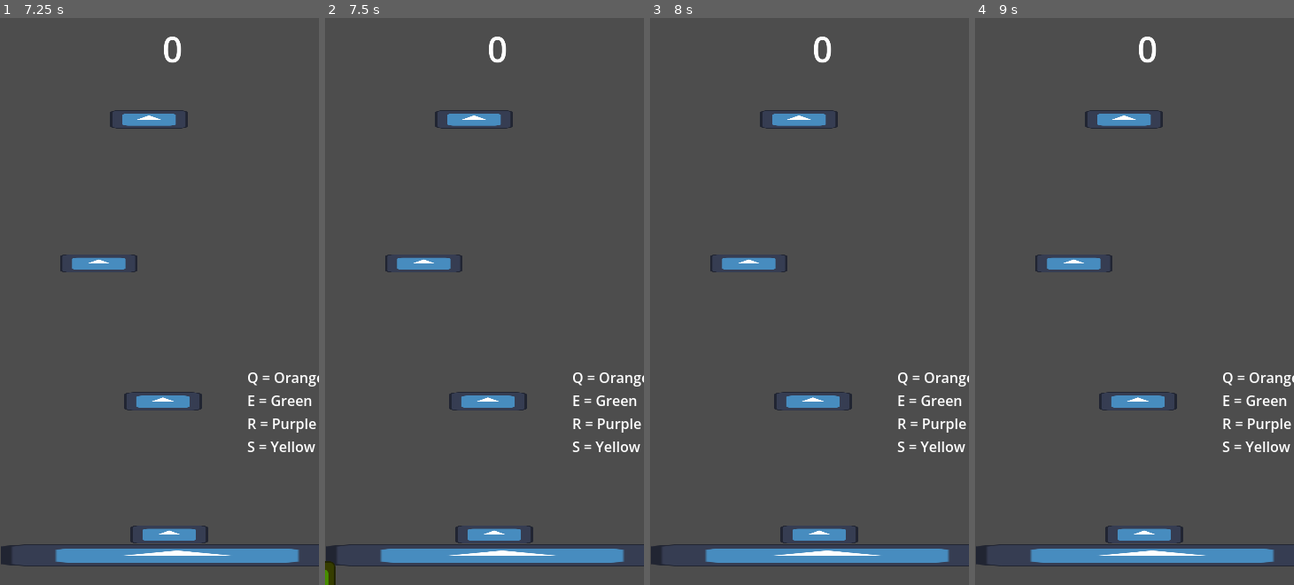
Above: before the commit, frames 1-4 (left to right).
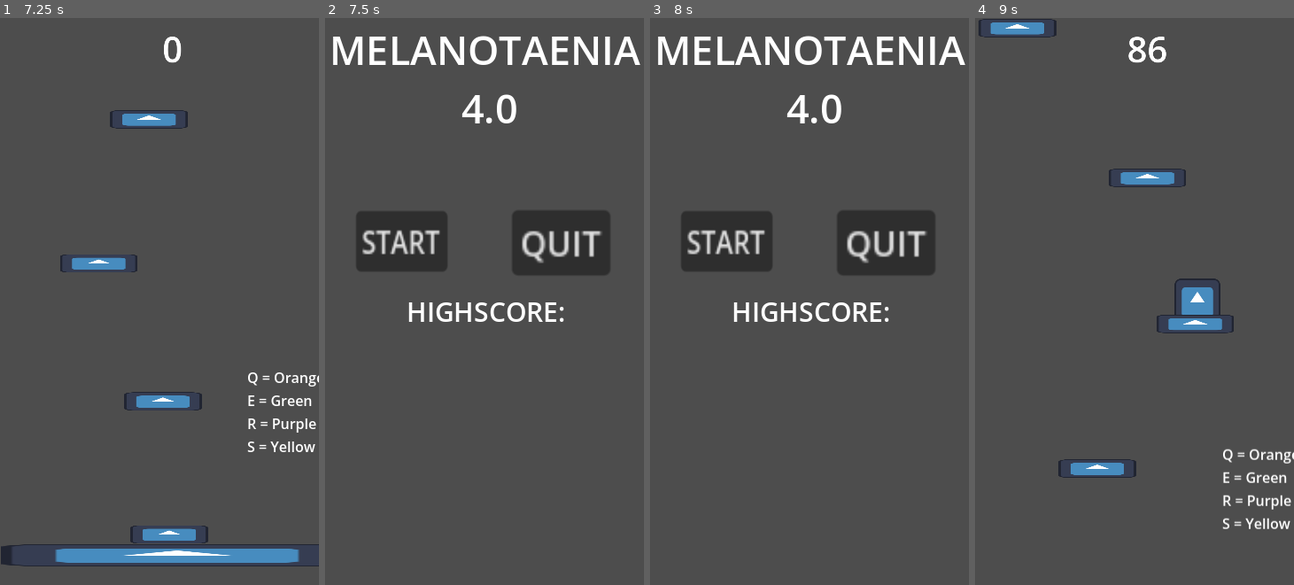
Above: after the commit, the same moments.

Repository: Abbby1007/Melanotaenia-4.0
Game: Godot game, scene res://Levels/tutorial.tscn
Same seed, same stepped clock (60 frames per second), same inputs: the game is played once before the commit and once after it. The engine's default icon, where the game draws it, is replaced by a stand-in: a white triangle on a blue panel in a dark square.
Inputs (mouse positions are in pixels of both pictures, inside the frame that each line leads up to):
- Up to frame 1 (7.25 s): tap Enter at 0.5 s; move the mouse to (229, 273) at 0.52 s; hold Right (move_right) 0.53-2.03 s; tap E (green) at 0.6, 5.1 s; click (229, 273) at 0.67 s; tap Space (Jump) at 0.77, 1.52, 3.02, 3.77, 4.52, 6.02, 6.77 s; move the mouse to (95, 329) at 1.27 s; tap Q (orange) at 1.35, 5.85 s; move the mouse to (191, 176) at 2.02 s; hold Left (move_left) 2.03-2.78 s; tap R (purple) at 2.1, 6.6 s; move the mouse to (143, 414) at 2.77 s; hold Right (move_right) 2.78-4.28 s; tap S (yellow) at 2.85 s; click (143, 414) at 2.92 s; move the mouse to (255, 386) at 3.52 s; tap Alt at 3.6 s; move the mouse to (63, 216) at 4.27 s; hold Left (move_left) 4.28-5.03 s; tap Shift at 4.35 s; move the mouse to (175, 301) at 5.02 s; hold Right (move_right) 5.03-5.78 s; click (175, 301) at 5.17 s; move the mouse to (111, 159) at 5.77 s; hold Left (move_left) from 5.78 s (still down); move the mouse to (229, 273) at 6.52 s
- Up to frame 2 (7.5 s): move the mouse to (420, 329) at 7.27 s; release Left (move_left) at 7.28 s; hold Right (move_right) from 7.28 s (still down); tap S (yellow) at 7.35 s; click (420, 329) at 7.42 s
- Up to frame 3 (8 s): keep holding Right (move_right); tap Space (Jump) at 7.52 s
- Up to frame 4 (9 s): release Right (move_right) at 8 s; click (1051, 239) at 8 s, where only the run after the commit has a clickable "START"; move the mouse to (1166, 176) at 8.77 s; hold Right (move_right) from 8.78 s (still down); tap Alt at 8.85 s

Frame 1 is identical in both runs. In frame 2, 14% of the frame differs, in the area x 0-100%, y 3-100%; in frame 3, 14%; in frame 4, 8.4%.

Commit message:
add basic title screen and player death

Diff:
--- a/Levels/tutorial.gd
+++ b/Levels/tutorial.gd
@@ -34,6 +34,7 @@
 func delete_object(obstacle):
 	if obstacle.name == "Player":
 		print("Player fell")
+		get_tree().change_scene_to_file("res://title_screen.tscn")
 		#This is where the death screen will pop up
 	else:
 		obstacle.queue_free()
--- /dev/null
+++ b/title_screen.gd
@@ -0,0 +1,20 @@
+extends Control
+
+
+# Called when the node enters the scene tree for the first time.
+func _ready() -> void:
+	pass # Replace with function body.
+
+
+# Called every frame. 'delta' is the elapsed time since the previous frame.
+func _process(delta: float) -> void:
+	pass
+
+
+func _on_startbtn_pressed() -> void:
+	if get_tree().change_scene_to_file("res://Levels/tutorial.tscn") != OK:
+		print("SOMETHING IS WRONG")
+
+
+func _on_quitbtn_pressed() -> void:
+	get_tree().quit()
--- /dev/null
+++ b/title_screen.tscn
@@ -0,0 +1,70 @@
+[gd_scene format=3 uid="uid://dvtbpun2d53aq"]
+
+[ext_resource type="Script" uid="uid://bsnmpg3qc1imx" path="res://title_screen.gd" id="1_v6p8y"]
+
+[node name="title-screen" type="Control" unique_id=733665382]
+layout_mode = 3
+anchors_preset = 15
+anchor_right = 1.0
+anchor_bottom = 1.0
+grow_horizontal = 2
+grow_vertical = 2
+script = ExtResource("1_v6p8y")
+
+[node name="main" type="VBoxContainer" parent="." unique_id=1543013318]
+layout_mode = 1
+anchors_preset = 15
+anchor_right = 1.0
+anchor_bottom = 1.0
+grow_horizontal = 2
+grow_vertical = 2
+
+[node name="game-title" type="TextEdit" parent="main" unique_id=1839355720]
+visible = false
+layout_mode = 2
+theme_override_font_sizes/font_size = 100
+text = "MELANOTANEIA 4.0
+"
+
+[node name="buttons" type="HBoxContainer" parent="main" unique_id=1508198102]
+layout_mode = 2
+
+[node name="Label" type="Label" parent="main" unique_id=1052799977]
+layout_mode = 2
+theme_override_font_sizes/font_size = 45
+text = "MELANOTAENIA
+ 4.0"
+horizontal_alignment = 1
+
+[node name="start-btn" type="Button" parent="." unique_id=2002580799]
+top_level = true
+layout_mode = 0
+offset_left = 34.999996
+offset_top = 218.0
+offset_right = 91.0
+offset_bottom = 249.0
+scale = Vector2(1.8441921, 2.1999993)
+text = "START"
+
+[node name="quit-btn" type="Button" parent="." unique_id=246529874]
+top_level = true
+layout_mode = 0
+offset_left = 211.0
+offset_top = 216.99998
+offset_right = 258.0
+offset_bottom = 247.99998
+scale = Vector2(2.3631008, 2.3738027)
+text = "QUIT"
+
+[node name="highscore" type="Label" parent="." unique_id=451613279]
+layout_mode = 0
+offset_left = 2.0
+offset_top = 310.0
+offset_right = 362.0
+offset_bottom = 352.0
+theme_override_font_sizes/font_size = 30
+text = "HIGHSCORE:"
+horizontal_alignment = 1
+
+[connection signal="pressed" from="start-btn" to="." method="_on_startbtn_pressed"]
+[connection signal="pressed" from="quit-btn" to="." method="_on_quitbtn_pressed"]
Not shown, added: title_screen.gd.uid
